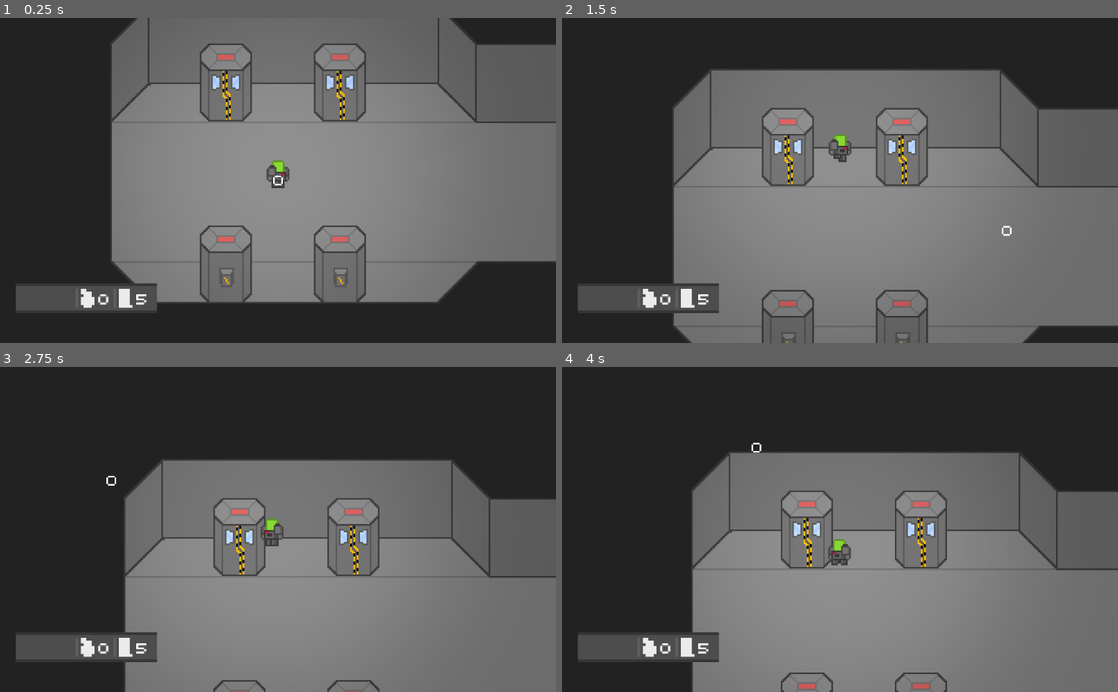
Above: before the commit, frames 1-4 (two rows, left to right).
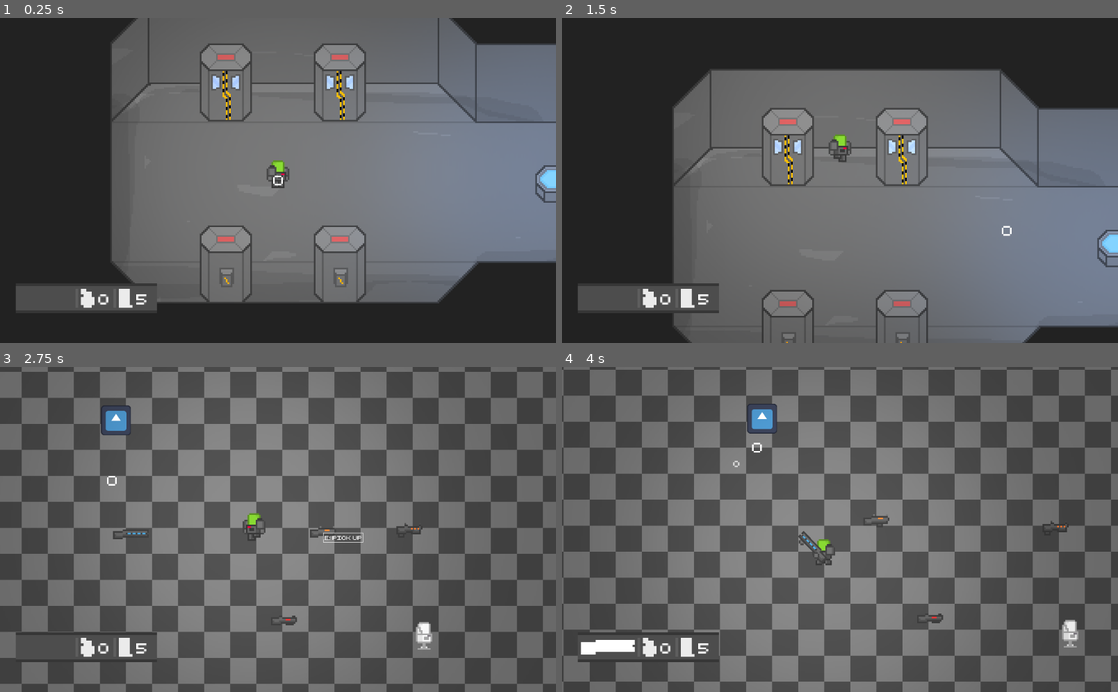
Above: after the commit, the same moments.

Repository: FlexTechDev/TheTitanProject
Game: Godot game, scene res://scenes/ship/lobby_ship.tscn
Two runs of this game, one before a commit and one after it. Both use one fixed random seed, a clock stepped at 60 frames per second and the inputs below. This scene is started directly instead of the project's main scene. The engine's default icon, where the game draws it, is replaced by a stand-in: a white triangle on a blue panel in a dark square.
Inputs (mouse positions are in pixels of both pictures, inside the frame that each line leads up to):
- Up to frame 1 (0.25 s): no input
- Up to frame 2 (1.5 s): tap Enter at 0.5 s; move the mouse to (812, 245) at 0.52 s; hold Q (drop) 0.53-1.28 s; hold W (up) from 0.53 s (still down); click (812, 245) at 0.67 s; tap Space (jump) at 0.77 s; tap E (interact) at 0.8, 1.35 s; move the mouse to (1006, 229) at 1.27 s
- Up to frame 3 (2.75 s): tap Space (jump) at 1.52 s; tap Q (drop) at 1.55 s; move the mouse to (111, 480) at 2.02 s; release W (up) at 2.03 s; hold A (left) from 2.03 s (still down); hold Q (drop) from 2.03 s (still down); tap E (interact) at 2.3 s
- Up to frame 4 (4 s): move the mouse to (867, 529) at 2.77 s; release Q (drop) at 2.78 s; tap E (interact) at 2.85, 3.8 s; click (867, 529) at 2.92 s; tap Space (jump) at 3.02, 3.77 s; tap Q (drop) at 3.05 s; move the mouse to (756, 448) at 3.52 s; release A (left) at 3.53 s; press the mouse at (756, 448) at 3.53 s; hold S (down) from 3.53 s (still down)

The runs differ from the first frame. In frame 1, 15% of the frame differs, in the area x 20-100%, y 8-88%; in frame 2, 14%; in frame 3, 72%; in frame 4, 72%, in the area x 0-100%, y 0-100%.

Commit message:
improved pickup system

Diff:
--- /dev/null
+++ b/assets/levels/drop_pod_enter_frames.tres
@@ -0,0 +1,98 @@
+[gd_resource type="SpriteFrames" load_steps=13 format=3 uid="uid://dwl6xu11wfx6i"]
+
+[ext_resource type="Texture2D" uid="uid://cuxo6a4gdjmtx" path="res://assets/levels/drop_pods_enter.png" id="1_2uiss"]
+
+[sub_resource type="AtlasTexture" id="AtlasTexture_llcjo"]
+atlas = ExtResource("1_2uiss")
+region = Rect2(128, 0, 32, 64)
+
+[sub_resource type="AtlasTexture" id="AtlasTexture_f5ene"]
+atlas = ExtResource("1_2uiss")
+region = Rect2(96, 0, 32, 64)
+
+[sub_resource type="AtlasTexture" id="AtlasTexture_2ehmb"]
+atlas = ExtResource("1_2uiss")
+region = Rect2(64, 0, 32, 64)
+
+[sub_resource type="AtlasTexture" id="AtlasTexture_uxmjh"]
+atlas = ExtResource("1_2uiss")
+region = Rect2(32, 0, 32, 64)
+
+[sub_resource type="AtlasTexture" id="AtlasTexture_oxn38"]
+atlas = ExtResource("1_2uiss")
+region = Rect2(0, 0, 32, 64)
+
+[sub_resource type="AtlasTexture" id="AtlasTexture_w3vru"]
+atlas = ExtResource("1_2uiss")
+region = Rect2(0, 0, 32, 64)
+
+[sub_resource type="AtlasTexture" id="AtlasTexture_in333"]
+atlas = ExtResource("1_2uiss")
+region = Rect2(0, 0, 32, 64)
+
+[sub_resource type="AtlasTexture" id="AtlasTexture_cw0vt"]
+atlas = ExtResource("1_2uiss")
+region = Rect2(32, 0, 32, 64)
+
+[sub_resource type="AtlasTexture" id="AtlasTexture_gecll"]
+atlas = ExtResource("1_2uiss")
+region = Rect2(64, 0, 32, 64)
+
+[sub_resource type="AtlasTexture" id="AtlasTexture_tqy34"]
+atlas = ExtResource("1_2uiss")
+region = Rect2(96, 0, 32, 64)
+
+[sub_resource type="AtlasTexture" id="AtlasTexture_ag8sj"]
+atlas = ExtResource("1_2uiss")
+region = Rect2(128, 0, 32, 64)
+
+[resource]
+animations = [{
+"frames": [{
+"duration": 1.0,
+"texture": SubResource("AtlasTexture_llcjo")
+}, {
+"duration": 1.0,
+"texture": SubResource("AtlasTexture_f5ene")
+}, {
+"duration": 1.0,
+"texture": SubResource("AtlasTexture_2ehmb")
+}, {
+"duration": 1.0,
+"texture": SubResource("AtlasTexture_uxmjh")
+}, {
+"duration": 1.0,
+"texture": SubResource("AtlasTexture_oxn38")
+}],
+"loop": false,
+"name": &"close",
+"speed": 15.0
+}, {
+"frames": [{
+"duration": 1.0,
+"texture": SubResource("AtlasTexture_w3vru")
+}],
+"loop": true,
+"name": &"default",
+"speed": 5.0
+}, {
+"frames": [{
+"duration": 1.0,
+"texture": SubResource("AtlasTexture_in333")
+}, {
+"duration": 1.0,
+"texture": SubResource("AtlasTexture_cw0vt")
+}, {
+"duration": 1.0,
+"texture": SubResource("AtlasTexture_gecll")
+}, {
+"duration": 1.0,
+"texture": SubResource("AtlasTexture_tqy34")
+}, {
+"duration": 1.0,
+"texture": SubResource("AtlasTexture_ag8sj")
+}],
+"loop": false,
+"name": &"open",
+"speed": 15.0
+}]
--- a/scenes/player/player.tscn
+++ b/scenes/player/player.tscn
@@ -9,7 +9,9 @@
 [ext_resource type="Texture2D" uid="uid://chcfj1jkv2lx7" path="res://assets/titan/TitanHands.png" id="7_fyjp2"]
 [ext_resource type="Script" path="res://scripts/titan/titan_inventory_manager.gd" id="7_m2ru4"]
 [ext_resource type="Script" path="res://scripts/titan/titan_visual_manager.gd" id="8_6yfam"]
+[ext_resource type="Theme" uid="uid://c673y0fej1vps" path="res://scenes/ui/default_theme.tres" id="9_g61yx"]
 [ext_resource type="Resource" uid="uid://d3mvfwp0g51qa" path="res://assets/titan/visuals/default_space_marine.tres" id="9_l4fy0"]
+[ext_resource type="FontFile" uid="uid://dcbdwjgm4omtp" path="res://scenes/player/hud/retro_computer_personal_use.ttf" id="10_6gb0i"]
 [ext_resource type="Script" path="res://scripts/titan/titan_input_controller.gd" id="10_f6m0g"]
 [ext_resource type="Texture2D" uid="uid://cwdx68kc6tjjn" path="res://assets/ui/light.png" id="11_rc54c"]
 [ext_resource type="Script" path="res://scripts/titan/titan_camera_controller.gd" id="11_wuaas"]
@@ -60,6 +62,13 @@
 [sub_resource type="CircleShape2D" id="CircleShape2D_xkkfm"]
 radius = 40.0
 
+[sub_resource type="StyleBoxFlat" id="StyleBoxFlat_vsnrs"]
+bg_color = Color(0.6, 0.6, 0.6, 0)
+border_width_left = 2
+border_width_top = 2
+border_width_right = 2
+border_width_bottom = 2
+
 [node name="Titan" type="Node2D" node_paths=PackedStringArray("titan_controller", "titan_camera", "titan_aim_manager", "titan_animator", "titan_inventory_manager", "titan_input_controller", "titan_visual_manager")]
 script = ExtResource("1_6piqb")
 titan_controller = NodePath("TitanController")
@@ -72,7 +81,6 @@
 
 [node name="TitanController" type="CharacterBody2D" parent="."]
 position = Vector2(0, -12)
-collision_layer = 2
 script = ExtResource("1_76v2m")
 
 [node name="CollisionShape2D" type="CollisionShape2D" parent="TitanController"]
@@ -121,6 +129,22 @@
 [node name="CollisionShape2D" type="CollisionShape2D" parent="TitanController/TitanAnimator/HoldingPoint"]
 shape = SubResource("CircleShape2D_xkkfm")
 
+[node name="Label" type="Button" parent="TitanController/TitanAnimator/HoldingPoint"]
+visible = false
+texture_filter = 1
+offset_left = 16.0
+offset_top = 26.0
+offset_right = 134.0
+offset_bottom = 56.0
+scale = Vector2(0.20981, 0.20981)
+theme = ExtResource("9_g61yx")
+theme_override_colors/font_color = Color(1, 1, 1, 1)
+theme_override_colors/font_disabled_color = Color(1, 1, 1, 1)
+theme_override_fonts/font = ExtResource("10_6gb0i")
+theme_override_styles/disabled = SubResource("StyleBoxFlat_vsnrs")
+disabled = true
+text = "E: pick up"
+
 [node name="TitanVisualManager" type="Node" parent="TitanController" node_paths=PackedStringArray("sprite", "left_hand_sprite", "right_hand_sprite", "left_shoulder_sprite", "right_shoulder_sprite")]
 script = ExtResource("8_6yfam")
 sprite = NodePath("../TitanAnimator")
@@ -153,7 +177,7 @@
 titan_inventory_manager = NodePath("../TitanController/TitanAnimator/HoldingPoint")
 
 [node name="Sprite2D" type="Sprite2D" parent="TitanAimManager"]
-modulate = Color(1, 1, 1, 0.435294)
+modulate = Color(1, 1, 1, 0.647059)
 z_index = 4
 texture = ExtResource("14_cedht")
 
--- a/scenes/ship/drop_pod_front_facing.tscn
+++ b/scenes/ship/drop_pod_front_facing.tscn
@@ -1,19 +1,56 @@
-[gd_scene load_steps=4 format=3 uid="uid://dwg3qta0oyn5e"]
+[gd_scene load_steps=8 format=3 uid="uid://dwg3qta0oyn5e"]
 
 [ext_resource type="Script" path="res://scripts/ship/drop_pod_enter.gd" id="1_7mxbi"]
-[ext_resource type="Texture2D" uid="uid://cuxo6a4gdjmtx" path="res://assets/levels/drop_pods_enter.png" id="2_sy5r0"]
+[ext_resource type="SpriteFrames" uid="uid://dwl6xu11wfx6i" path="res://assets/levels/drop_pod_enter_frames.tres" id="2_3wcpe"]
+[ext_resource type="Theme" uid="uid://c673y0fej1vps" path="res://scenes/ui/default_theme.tres" id="3_sir8j"]
+[ext_resource type="FontFile" uid="uid://dcbdwjgm4omtp" path="res://scenes/player/hud/retro_computer_personal_use.ttf" id="4_8jwo2"]
 
 [sub_resource type="RectangleShape2D" id="RectangleShape2D_f7tgb"]
 size = Vector2(32, 30)
+
+[sub_resource type="RectangleShape2D" id="RectangleShape2D_rddj3"]
+size = Vector2(46, 59)
+
+[sub_resource type="StyleBoxFlat" id="StyleBoxFlat_2gi7p"]
+bg_color = Color(0.6, 0.6, 0.6, 0)
+border_width_left = 2
+border_width_top = 2
+border_width_right = 2
+border_width_bottom = 2
 
 [node name="drop_pod_front_facing" type="StaticBody2D"]
 z_index = -4
 script = ExtResource("1_7mxbi")
 
-[node name="Sprite2D" type="Sprite2D" parent="."]
+[node name="Sprite2D" type="AnimatedSprite2D" parent="."]
 texture_filter = 1
-texture = ExtResource("2_sy5r0")
+sprite_frames = ExtResource("2_3wcpe")
 
 [node name="CollisionShape2D" type="CollisionShape2D" parent="."]
 position = Vector2(0, -1)
 shape = SubResource("RectangleShape2D_f7tgb")
+
+[node name="Area2D" type="Area2D" parent="."]
+
+[node name="CollisionShape2D" type="CollisionShape2D" parent="Area2D"]
+position = Vector2(0, 13.5)
+shape = SubResource("RectangleShape2D_rddj3")
+
+[node name="Label" type="Button" parent="."]
+visible = false
+texture_filter = 1
+offset_left = 17.0
+offset_top = 17.0
+offset_right = 116.0
+offset_bottom = 47.0
+scale = Vector2(0.20981, 0.20981)
+theme = ExtResource("3_sir8j")
+theme_override_colors/font_color = Color(1, 1, 1, 1)
+theme_override_colors/font_disabled_color = Color(1, 1, 1, 1)
+theme_override_fonts/font = ExtResource("4_8jwo2")
+theme_override_styles/disabled = SubResource("StyleBoxFlat_2gi7p")
+disabled = true
+text = "E: enter"
+
+[connection signal="body_entered" from="Area2D" to="." method="_on_body_entered"]
+[connection signal="body_exited" from="Area2D" to="." method="_on_body_exited"]
--- /dev/null
+++ b/scenes/ship/holo_table.tscn
@@ -0,0 +1,23 @@
+[gd_scene load_steps=4 format=3 uid="uid://dfedu4vxopodj"]
+
+[ext_resource type="Texture2D" uid="uid://dcflt5g5p6i8x" path="res://assets/levels/holo_table.png" id="1_mv7dt"]
+[ext_resource type="Texture2D" uid="uid://cwdx68kc6tjjn" path="res://assets/ui/light.png" id="2_0kvyf"]
+
+[sub_resource type="RectangleShape2D" id="RectangleShape2D_siguy"]
+size = Vector2(32, 7)
+
+[node name="holo_table" type="StaticBody2D"]
+z_index = -2
+
+[node name="Sprite2D" type="Sprite2D" parent="."]
+texture_filter = 1
+texture = ExtResource("1_mv7dt")
+
+[node name="PointLight2D" type="PointLight2D" parent="."]
+color = Color(0.439216, 0.639216, 1, 1)
+energy = 0.6
+texture = ExtResource("2_0kvyf")
+
+[node name="CollisionShape2D" type="CollisionShape2D" parent="."]
+position = Vector2(0, -3.5)
+shape = SubResource("RectangleShape2D_siguy")
--- a/scenes/ship/lobby_ship.tscn
+++ b/scenes/ship/lobby_ship.tscn
@@ -1,9 +1,12 @@
-[gd_scene load_steps=11 format=3 uid="uid://dyd4m0hr0h1as"]
+[gd_scene load_steps=14 format=3 uid="uid://dyd4m0hr0h1as"]
 
 [ext_resource type="Texture2D" uid="uid://fu7y2m7sk31g" path="res://assets/levels/menu_ship.png" id="1_mxhdc"]
 [ext_resource type="PackedScene" uid="uid://dwg3qta0oyn5e" path="res://scenes/ship/drop_pod_front_facing.tscn" id="2_r85k5"]
 [ext_resource type="PackedScene" uid="uid://bgg0qqudvvts4" path="res://scenes/ship/drop_pod_rear_facing.tscn" id="3_ajtqf"]
 [ext_resource type="PackedScene" uid="uid://ccf4pxcrfwi4q" path="res://scenes/player/player.tscn" id="4_tqojt"]
+[ext_resource type="PackedScene" uid="uid://dfedu4vxopodj" path="res://scenes/ship/holo_table.tscn" id="5_kvnat"]
+[ext_resource type="Script" path="res://scripts/multiplayer/ship_lobby_manager.gd" id="6_8fbbc"]
+[ext_resource type="PackedScene" uid="uid://msij3nha7mdy" path="res://scenes/testing/playground.tscn" id="7_c6n6l"]
 
 [sub_resource type="SegmentShape2D" id="SegmentShape2D_y3fjr"]
 b = Vector2(0, 112)
@@ -26,12 +29,6 @@
 
 [node name="lobby_ship" type="Node2D"]
 
-[node name="MenuShip" type="Sprite2D" parent="."]
-z_index = -5
-texture_filter = 1
-position = Vector2(103, -8)
-texture = ExtResource("1_mxhdc")
-
 [node name="Environment" type="Node" parent="."]
 
 [node name="CanvasModulate" type="CanvasModulate" parent="Environment"]
@@ -40,18 +37,24 @@
 [node name="DirectionalLight2D" type="DirectionalLight2D" parent="Environment"]
 energy = 0.75
 
-[node name="Node2D" type="Node2D" parent="."]
+[node name="MenuShip" type="Sprite2D" parent="Environment"]
+z_index = -5
+texture_filter = 1
+position = Vector2(103, -8)
+texture = ExtResource("1_mxhdc")
 
-[node name="drop_pod_front_facing" parent="Node2D" instance=ExtResource("2_r85k5")]
+[node name="Pods" type="Node2D" parent="."]
+
+[node name="drop_pod_front_facing" parent="Pods" instance=ExtResource("2_r85k5")]
 position = Vector2(-35, -72)
 
-[node name="drop_pod_front_facing2" parent="Node2D" instance=ExtResource("2_r85k5")]
+[node name="drop_pod_front_facing2" parent="Pods" instance=ExtResource("2_r85k5")]
 position = Vector2(35, -72)
 
-[node name="drop_pod_rear_facing" parent="Node2D" instance=ExtResource("3_ajtqf")]
+[node name="drop_pod_rear_facing" parent="Pods" instance=ExtResource("3_ajtqf")]
 position = Vector2(-35, 40)
 
-[node name="drop_pod_rear_facing2" parent="Node2D" instance=ExtResource("3_ajtqf")]
+[node name="drop_pod_rear_facing2" parent="Pods" instance=ExtResource("3_ajtqf")]
 position = Vector2(35, 40)
 
 [node name="Titan" parent="." instance=ExtResource("4_tqojt")]
@@ -116,3 +119,10 @@
 position = Vector2(118, 48)
 rotation = -1.5708
 shape = SubResource("SegmentShape2D_sdhqw")
+
+[node name="holo_table" parent="." instance=ExtResource("5_kvnat")]
+position = Vector2(171, -6)
+
+[node name="ShipLobbyManager" type="Node" parent="."]
+script = ExtResource("6_8fbbc")
+scene_to_drop_to = ExtResource("7_c6n6l")
--- a/scenes/weapons/rifles/AA12AssaultRifle.tscn
+++ b/scenes/weapons/rifles/AA12AssaultRifle.tscn
@@ -35,7 +35,7 @@
 texture = ExtResource("2_onpxc")
 
 [node name="Barrel" type="Node2D" parent="."]
-position = Vector2(8, -1)
+position = Vector2(11, -1)
 
 [node name="Chamber" type="Node2D" parent="."]
 position = Vector2(-1, -1)
--- a/scenes/weapons/rifles/BB32BattleRifle.tscn
+++ b/scenes/weapons/rifles/BB32BattleRifle.tscn
@@ -36,7 +36,7 @@
 texture = ExtResource("5_8p1fh")
 
 [node name="Barrel" type="Node2D" parent="."]
-position = Vector2(8, -1)
+position = Vector2(11, -1)
 
 [node name="Chamber" type="Node2D" parent="."]
 position = Vector2(-1, -1)
--- a/scenes/weapons/shotguns/BP2Shotgun.tscn
+++ b/scenes/weapons/shotguns/BP2Shotgun.tscn
@@ -35,7 +35,7 @@
 texture = ExtResource("5_sqx2q")
 
 [node name="Barrel" type="Node2D" parent="."]
-position = Vector2(8, -1)
+position = Vector2(11, -1)
 
 [node name="Chamber" type="Node2D" parent="."]
 position = Vector2(3, 0)
--- /dev/null
+++ b/scripts/multiplayer/ship_lobby_manager.gd
@@ -0,0 +1,17 @@
+extends Node
+
+class_name ShipLobbyManager;
+
+var titans_on_ship: Dictionary;
+
+@export var scene_to_drop_to: PackedScene
+
+func _ready() -> void:
+	titans_on_ship[get_tree().current_scene.get_node("Titan")] = false;
+
+func check_titans_ready() -> void:
+	for titan in titans_on_ship:
+		if(titans_on_ship[titan] == false):
+			return;
+
+	get_tree().change_scene_to_packed(scene_to_drop_to);
--- a/scripts/ship/drop_pod_enter.gd
+++ b/scripts/ship/drop_pod_enter.gd
@@ -1,3 +1,27 @@
 extends StaticBody2D
 
 class_name DropPodEnter;
+
+var enterable: bool = false;
+
+@onready var ship_lobby_manager: ShipLobbyManager = get_tree().current_scene.get_node("ShipLobbyManager");
+
+func _on_interacted_with(body: TitanComponentManager) -> void:
+	ship_lobby_manager.titans_on_ship[body] = true;
+	ship_lobby_manager.check_titans_ready();
+
+func _on_body_entered(body: Node2D) -> void:
+	if(body is TitanController):
+		body.get_parent().titan_input_controller.interacted.connect(_on_interacted_with);
+
+		$Sprite2D.play("open");
+		enterable = true;
+		$Label.visible = true;
+
+func _on_body_exited(body: Node2D) -> void:
+	if(body is TitanController):
+		body.get_parent().titan_input_controller.interacted.disconnect(_on_interacted_with);
+
+		$Sprite2D.play("close");
+		enterable = false;
+		$Label.visible = false;
--- a/scripts/titan/titan_input_controller.gd
+++ b/scripts/titan/titan_input_controller.gd
@@ -5,6 +5,7 @@
 signal fire_input;
 signal fire_input_ended;
 signal reload_input;
+signal interacted;
 
 @export var titan_controller: TitanController
 @export var titan_inventory_manager: TitanInventoryManager;
@@ -20,12 +21,14 @@
 
 		if(event.is_action_pressed("interact")):
 			titan_inventory_manager.try_pick_up();
+			interacted.emit(get_parent());
 		if(event.is_action_pressed("drop")):
 			titan_inventory_manager.try_drop();
 
 		if(event.is_action_pressed("reload")):
-			titan_inventory_manager.active_weapon.reload();
-			reload_input.emit();
+			if(titan_inventory_manager.active_weapon != null):
+				titan_inventory_manager.active_weapon.reload();
+				reload_input.emit();
 
 	if(event is InputEventMouseButton):
 		if(event.is_action_pressed("shoot") and titan_inventory_manager.active_weapon != null):
--- a/scripts/titan/titan_inventory_manager.gd
+++ b/scripts/titan/titan_inventory_manager.gd
@@ -5,15 +5,23 @@
 signal gun_picked_up;
 signal gun_dropped;
 
+var weapons_in_range: Array[WeaponController];
 var pickupable_weapon: WeaponController;
 var active_weapon: WeaponController;
+
+@onready var pick_up_label: Button = $Label;
 
 @export var titan_camera: TitanCamera;
 
 func try_pick_up() -> void:
 	if(pickupable_weapon != null and active_weapon == null):
+		pickupable_weapon.remove_child(pick_up_label);
+		add_child(pick_up_label);
+		pick_up_label.visible = false;
+
+		active_weapon = pickupable_weapon;
+
 		pickupable_weapon.pick_up(self);
-		active_weapon = pickupable_weapon;
 
 		gun_picked_up.emit(active_weapon);
 
@@ -26,13 +34,40 @@
 
 func _on_area_entered(body: Area2D) -> void:
 	if(body is WeaponController):
-		pickupable_weapon = body;
+		weapons_in_range.append(body);
 
 func _on_area_exited(body: Area2D) -> void:
 	if(body == pickupable_weapon):
+		pickupable_weapon.remove_child(pick_up_label);
+		add_child(pick_up_label);
+
 		pickupable_weapon = null;
 
+		pick_up_label.visible = false;
+
+	if(weapons_in_range.has(body)):
+		var index: int = weapons_in_range.find(body);
+		weapons_in_range.remove_at(index);
+
 func _process(delta: float) -> void:
+	for weapon in weapons_in_range:
+		if(pickupable_weapon != null and weapon != pickupable_weapon and global_position.distance_to(weapon.global_position) < global_position.distance_to(pickupable_weapon.global_position)):
+			pickupable_weapon = weapon;
+
+			pick_up_label.visible = true;
+			remove_child(pick_up_label);
+
+			pickupable_weapon.add_child(pick_up_label);
+			pick_up_label.global_position = weapon.global_position;
+		elif(pickupable_weapon == null and active_weapon == null):
+			pickupable_weapon = weapon;
+
+			pick_up_label.visible = true;
+			remove_child(pick_up_label);
+
+			pickupable_weapon.add_child(pick_up_label);
+			pick_up_label.global_position = weapon.global_position;
+
 	if(active_weapon != null):
 		var direction_to_mouse: float = global_position.angle_to_point(get_global_mouse_position());
 		global_rotation = lerp_angle(global_rotation, direction_to_mouse, delta * active_weapon.aim_time);
Binary file changed: assets/levels/drop_pods_enter.ase
Binary file changed: assets/levels/drop_pods_enter.png
Binary file added: assets/levels/holo_table.ase
Binary file added: assets/levels/holo_table.png
Not shown, added: assets/levels/holo_table.png.import
Binary file changed: assets/levels/menu_ship.ase
Binary file changed: assets/levels/menu_ship.png
Binary file added: assets/ui/interaction_box.ase
Not shown: 1 places in scenes/player/player.tscn that only renumber resources
